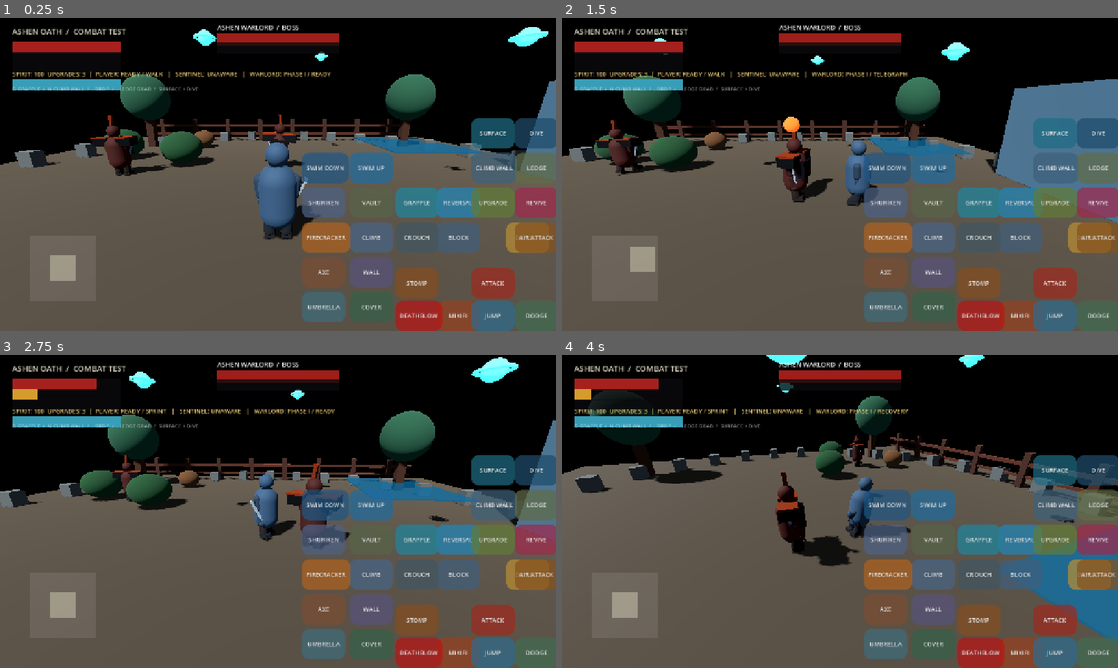
Above: before the commit, frames 1-4 (two rows, left to right).
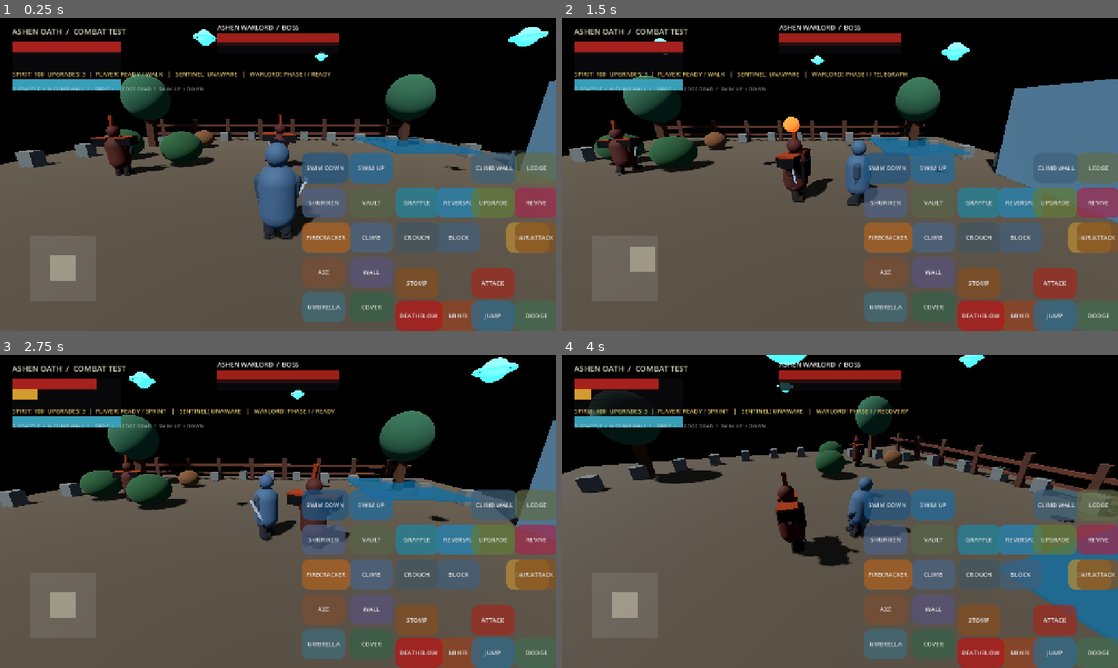
Above: after the commit, the same moments.

Repository: zahaopang-ship-it/Ashen-Oath-Godot
Game: Godot game, scene res://scenes/main.tscn
The game is run twice, just before and just after one commit, with the same random seed, the same clock (stepped at 60 frames per second) and the same inputs. Sound files missing from this copy of the repository are replaced by a short silence.
Inputs (mouse positions are in pixels of both pictures, inside the frame that each line leads up to):
- Up to frame 1 (0.25 s): no input
- Up to frame 2 (1.5 s): tap Enter at 0.5 s; move the mouse to (962, 158) at 0.52 s; hold D 0.53-1.25 s; tap N at 0.6 s; click (962, 158) at 0.67 s; tap Space at 0.77 s; tap P at 0.8 s; drag from (728, 190) to (812, 237) at 1.27 s
- Up to frame 3 (2.75 s): move the mouse to (333, 442) at 2.02 s; hold D from 2.03 s (still down); tap N at 2.1 s; tap P at 2.3 s
- Up to frame 4 (4 s): release D at 2.75 s; drag from (812, 574) to (673, 464) at 2.77 s; move the mouse to (1006, 558) at 3.52 s; hold A from 3.53 s (still down); tap K at 3.6 s; tap Space at 3.77 s; tap P at 3.8 s

The runs differ from the first frame. In frame 1, 1.5% of the frame differs, in the area x 29-100%, y 22-42%; in frame 2, 1.4%; in frame 3, 1.5%; in frame 4, 1.5%.

Commit message:
Harden swimming and ledge traversal tests

Diff:
--- a/project/scripts/fighter.gd
+++ b/project/scripts/fighter.gd
@@ -1485,6 +1485,9 @@
 		body_collision.position.y = 0.9
 
 func try_vertical_climb() -> bool:
+	if is_climbing:
+		stop_vertical_climb()
+		return true
 	if not is_player or is_dead or state != CombatState.FREE or is_swimming or is_grappling or is_vaulting or is_wall_hugging:
 		return false
 	var forward := -global_transform.basis.z.normalized()
@@ -1525,6 +1528,11 @@
 	var vertical := -input_move.y
 	velocity = Vector3.UP * vertical * climb_speed - _climb_normal * 0.35
 	move_and_slide()
+	if vertical > 0.0:
+		var top_query := PhysicsRayQueryParameters3D.create(global_position + Vector3.UP * 1.9 + _climb_normal * 0.2, global_position + Vector3.UP * 1.9 - _climb_normal * 0.85)
+		top_query.exclude = [get_rid()]
+		if get_world_3d().direct_space_state.intersect_ray(top_query).is_empty():
+			stop_vertical_climb()
 
 func try_ledge_grab() -> bool:
 	if not is_player or is_dead or is_on_floor() or is_swimming or is_grappling or is_climbing or is_ledge_hanging or state != CombatState.FREE:
@@ -1558,7 +1566,7 @@
 func _update_ledge_hang(_delta: float) -> void:
 	velocity = Vector3.ZERO
 	if input_move.y < -0.45:
-		var landing := _ledge_hang_position - _climb_normal * 0.9 + Vector3.UP * 1.05
+		var landing := _ledge_hang_position + _climb_normal * 0.9 + Vector3.UP * 1.05
 		var query := PhysicsRayQueryParameters3D.create(landing + Vector3.UP * 2.0, landing + Vector3.DOWN * 3.0)
 		query.exclude = [get_rid()]
 		var hit := get_world_3d().direct_space_state.intersect_ray(query)
--- a/project/scripts/main.gd
+++ b/project/scripts/main.gd
@@ -516,14 +516,14 @@
 			KEY_N: player.try_vertical_climb()
 			KEY_COMMA: player.stop_vertical_climb()
 			KEY_PERIOD: player.try_ledge_grab()
-			KEY_PAGEUP: player.swim_vertical_input = 1.0
-			KEY_PAGEDOWN: player.swim_vertical_input = -1.0
+			KEY_PAGEUP: player.set_swim_vertical_input(1.0)
+			KEY_PAGEDOWN: player.set_swim_vertical_input(-1.0)
 			KEY_KP_1: player.end_deflect()
 			KEY_KP_2: player.end_block()
 	if event is InputEventKey and not event.pressed:
 		if event.keycode == KEY_K: player.end_deflect()
 		if event.keycode == KEY_L: player.end_block()
-		if event.keycode in [KEY_PAGEUP, KEY_PAGEDOWN]: player.swim_vertical_input = 0.0
+		if event.keycode in [KEY_PAGEUP, KEY_PAGEDOWN]: player.set_swim_vertical_input(0.0)
 	var move := Vector2.ZERO
 	if Input.is_key_pressed(KEY_A): move.x -= 1.0
 	if Input.is_key_pressed(KEY_D): move.x += 1.0
--- a/project/scripts/touch_hud.gd
+++ b/project/scripts/touch_hud.gd
@@ -91,11 +91,9 @@
 	_register_action("LEDGE", Vector2(-95, -410), "ledge", Color(0.38, 0.42, 0.28))
 	_register_action("SWIM UP", Vector2(-475, -410), "swim_up", Color(0.12, 0.42, 0.62))
 	_register_action("SWIM DOWN", Vector2(-585, -410), "swim_down", Color(0.12, 0.34, 0.52))
-	_register_action("SURFACE", Vector2(-195, -490), "swim_up", Color(0.12, 0.42, 0.52))
-	_register_action("DIVE", Vector2(-95, -490), "swim_down", Color(0.12, 0.30, 0.42))
 	var hint := Label.new()
 	hint.text = "C CROUCH  /  V VAULT  /  M CLIMB  /  H WALL-HUG  /  B COVER-TO-COVER"
-	hint.text = "G GRAPPLE  /  N CLIMB WALL  /  , DROP  /  . LEDGE GRAB  /  SURFACE + DIVE"
+	hint.text = "G GRAPPLE  /  N CLIMB WALL  /  , DROP  /  . LEDGE GRAB  /  SWIM UP + DOWN"
 	hint.position = Vector2(28, 154)
 	hint.add_theme_font_size_override("font_size", 12)
 	hint.add_theme_color_override("font_color", Color(1, 1, 1, 0.55))
@@ -207,8 +205,6 @@
 			if game.player.is_climbing: game.player.stop_vertical_climb()
 			else: game.player.try_vertical_climb()
 		"ledge": game.player.try_ledge_grab()
-		"swim_up": game.player.swim_vertical_input = 1.0
-		"swim_down": game.player.swim_vertical_input = -1.0
 		"swim_up": game.player.set_swim_vertical_input(1.0)
 		"swim_down": game.player.set_swim_vertical_input(-1.0)
 
--- a/project/tests/traversal_expansion_test.gd
+++ b/project/tests/traversal_expansion_test.gd
@@ -51,7 +51,7 @@
 	_check(player.is_climbing, "vertical climb enters a dedicated movement state")
 	var climb_start_y: float = player.global_position.y
 	player.input_move = Vector2(0.0, -1.0)
-	for i in range(20):
+	for i in range(40):
 		await physics_frame
 	_check(player.global_position.y > climb_start_y + 0.45, "vertical climb moves player upward from joystick input")
 	player.stop_vertical_climb()
@@ -70,6 +70,14 @@
 	ledge_box.size = Vector3(3.0, 2.5, 0.45)
 	ledge_shape.shape = ledge_box
 	ledge.add_child(ledge_shape)
+	var ledge_top := StaticBody3D.new()
+	ledge_top.position = Vector3(0.0, 2.25, 4.15)
+	game.add_child(ledge_top)
+	var top_shape := CollisionShape3D.new()
+	var top_box := BoxShape3D.new()
+	top_box.size = Vector3(3.0, 0.5, 2.0)
+	top_shape.shape = top_box
+	ledge_top.add_child(top_shape)
 	await physics_frame
 	var ledge_query := PhysicsRayQueryParameters3D.create(player.global_position + Vector3.UP * 1.35, player.global_position + Vector3.UP * 1.35 + Vector3(0.0, 0.0, -0.9))
 	ledge_query.exclude = [player.get_rid()]
--- /dev/null
+++ b/project/tests/traversal_world_test.gd
@@ -0,0 +1,133 @@
+extends SceneTree
+
+const FIGHTER = preload("res://scripts/fighter.gd")
+const MAIN = preload("res://scripts/main.gd")
+var failures: Array[String] = []
+
+func _initialize() -> void:
+	call_deferred("_run")
+
+func _check(value: bool, label: String) -> void:
+	if value:
+		print("PASS: ", label)
+	else:
+		failures.append(label)
+		push_error("FAIL: " + label)
+
+func _run() -> void:
+	var world := Node3D.new()
+	root.add_child(world)
+	var floor := StaticBody3D.new()
+	world.add_child(floor)
+	var floor_shape := CollisionShape3D.new()
+	var floor_box := BoxShape3D.new()
+	floor_box.size = Vector3(20.0, 0.5, 20.0)
+	floor_shape.shape = floor_box
+	floor_shape.position.y = -0.25
+	floor.add_child(floor_shape)
+
+	var player := CharacterBody3D.new()
+	player.set_script(FIGHTER)
+	player.is_player = true
+	world.add_child(player)
+	var capsule_node := CollisionShape3D.new()
+	var capsule := CapsuleShape3D.new()
+	capsule.height = 1.8
+	capsule_node.shape = capsule
+	capsule_node.position.y = 0.9
+	player.add_child(capsule_node)
+	player.body_collision = capsule_node
+	await physics_frame
+
+	player.enter_water(0.9)
+	_check(player.is_swimming, "water entry activates the dedicated swimming state")
+	_check(is_equal_approx(capsule.height, 1.25), "swimming lowers the collision capsule for water movement")
+	player.set_swim_vertical_input(1.0)
+	_check(is_equal_approx(player.swim_vertical_input, 1.0), "touch surface control applies upward swim input")
+	player.set_swim_vertical_input(-1.0)
+	_check(is_equal_approx(player.swim_vertical_input, -1.0), "touch dive control applies downward swim input")
+	player.set_swim_vertical_input(0.0)
+	player.exit_water()
+	_check(not player.is_swimming and is_equal_approx(capsule.height, 1.8), "water exit restores normal collision and movement state")
+	_check(is_equal_approx(player.swim_vertical_input, 0.0), "water exit clears held vertical swim input")
+
+	var climb_wall := StaticBody3D.new()
+	climb_wall.position = Vector3(0.0, 1.5, -0.65)
+	climb_wall.add_to_group("climbable_surfaces")
+	world.add_child(climb_wall)
+	var climb_shape := CollisionShape3D.new()
+	var climb_box := BoxShape3D.new()
+	climb_box.size = Vector3(3.0, 3.0, 0.5)
+	climb_shape.shape = climb_box
+	climb_wall.add_child(climb_shape)
+	player.global_position = Vector3(0.0, 0.0, 0.2)
+	player.rotation.y = 0.0
+	await physics_frame
+	_check(player.try_vertical_climb(), "player can attach to an explicitly marked climbable wall")
+	_check(player.is_climbing, "vertical climb enters its own traversal state")
+	player.input_move = Vector2(0.0, -1.0)
+	var climb_start_y := player.global_position.y
+	player._update_vertical_climb(0.2)
+	_check(player.global_position.y > climb_start_y, "upward movement climbs the wall instead of sliding")
+	player.stop_vertical_climb()
+	_check(not player.is_climbing, "vertical climb can be safely cancelled")
+	var ordinary_wall := StaticBody3D.new()
+	ordinary_wall.position = Vector3(0.0, 1.5, -0.65)
+	world.add_child(ordinary_wall)
+	var ordinary_shape := CollisionShape3D.new()
+	var ordinary_box := BoxShape3D.new()
+	ordinary_box.size = Vector3(3.0, 3.0, 0.5)
+	ordinary_shape.shape = ordinary_box
+	ordinary_wall.add_child(ordinary_shape)
+	player.global_position = Vector3(0.0, 0.0, 0.2)
+	player.velocity = Vector3.ZERO
+	await physics_frame
+	_check(not player.try_vertical_climb(), "ordinary unmarked walls cannot be climbed")
+	ordinary_wall.queue_free()
+	await physics_frame
+	player.global_position = Vector3(0.0, 0.0, 0.2)
+	player.velocity = Vector3.ZERO
+	await physics_frame
+	_check(player.try_vertical_climb(), "climbable wall can be reattached for top-edge validation")
+	player.input_move = Vector2(0.0, -1.0)
+	for i in range(80):
+		await physics_frame
+		if not player.is_climbing:
+			break
+	_check(not player.is_climbing and player.global_position.y < 2.0, "climb automatically releases at the wall top instead of passing through it")
+
+	player.global_position = Vector3(0.0, 1.5, 0.0)
+	player.velocity = Vector3(0.0, -1.0, 0.0)
+	player.input_move = Vector2.ZERO
+	player.rotation.y = 0.0
+	await physics_frame
+	_check(player.try_ledge_grab(), "falling player can catch a reachable ledge")
+	_check(player.is_ledge_hanging, "ledge catch enters a stable hanging state")
+	var hang_y := player.global_position.y
+	player.input_move = Vector2(0.0, -1.0)
+	player._update_ledge_hang(0.016)
+	_check(not player.is_ledge_hanging and player.is_vaulting, "upward input starts a ledge mantle")
+	player._update_vault(0.6)
+	_check(not player.is_vaulting and player.global_position.z > 0.5, "ledge mantle climbs onto the safe side of the platform")
+	_check(hang_y > 0.0, "ledge hang remains above the ground while attached")
+
+	var game := Node3D.new()
+	game.set_script(MAIN)
+	root.add_child(game)
+	await process_frame
+	await physics_frame
+	var arena_player: CharacterBody3D = game.player
+	arena_player.global_position = Vector3(9.0, 0.0, -7.0)
+	await physics_frame
+	await physics_frame
+	_check(arena_player.is_swimming, "entering the arena pond triggers swimming through Area3D overlap")
+	arena_player.global_position = Vector3(0.0, 0.0, 4.0)
+	await physics_frame
+	await physics_frame
+	_check(not arena_player.is_swimming, "leaving the arena pond restores ground movement through Area3D exit")
+
+	if failures.is_empty():
+		print("Traversal world tests: 20/20 passed")
+	else:
+		printerr("Traversal world tests: ", 20 - failures.size(), "/20 passed")
+	quit(0 if failures.is_empty() else 1)
Not shown, added: project/tests/traversal_world_test.gd.uid
Not shown, changed: DEVELOPMENT_PLAN.md
